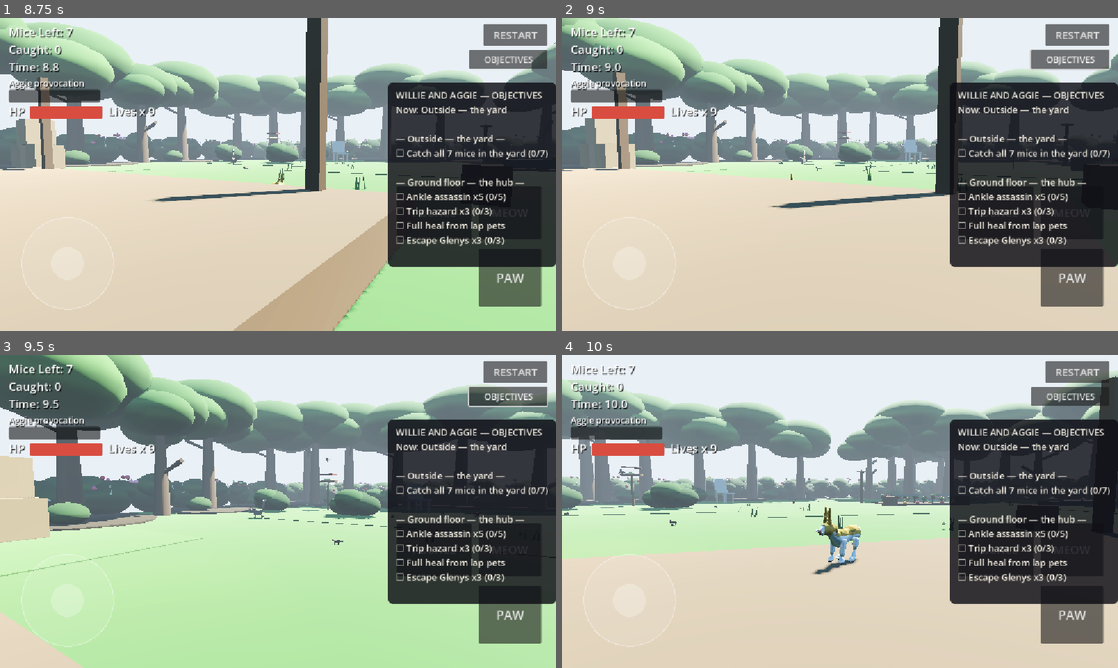
Above: before the commit, frames 1-4 (two rows, left to right).
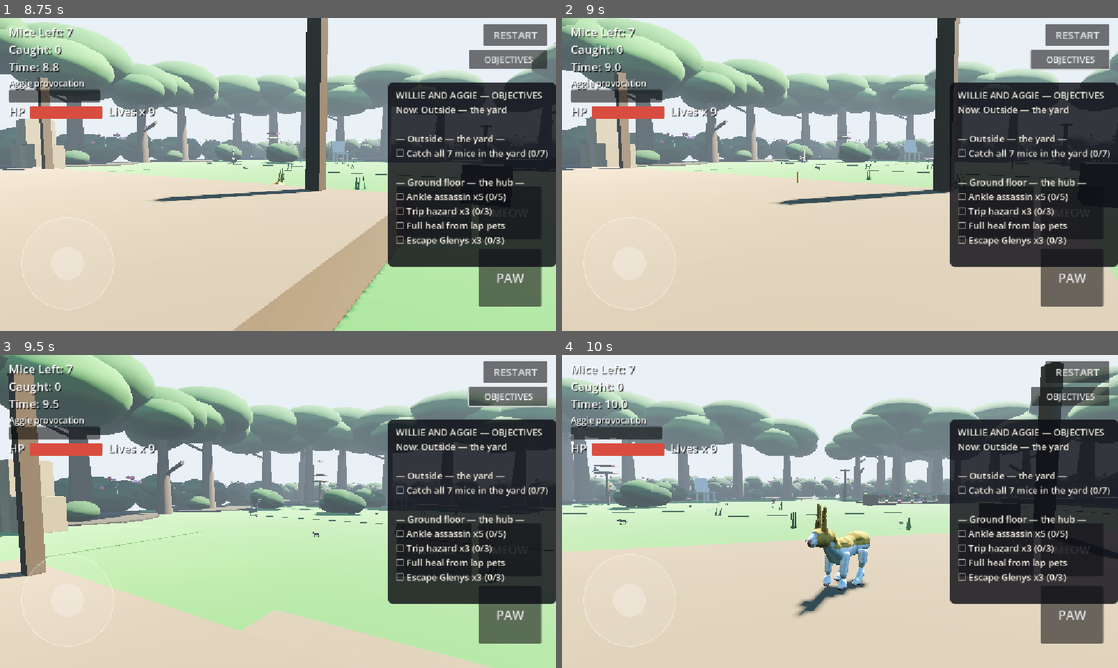
Above: after the commit, the same moments.

Repository: danfour649/puppies-vs-kittens
Game: Godot game, scene res://main.tscn
The game is run twice, just before and just after one commit, with the same random seed, the same clock (stepped at 60 frames per second) and the same inputs.
Inputs (mouse positions are in pixels of both pictures, inside the frame that each line leads up to):
- Up to frame 1 (8.75 s): click "RESTART" at 0.5 s; click "RESTART" at 1.25 s; click "RESTART" at 2 s; click "PAW" at 2.75 s; click "POUNCE" at 3.5 s; tap Enter at 4.25, 7.35 s; drag from (66, 262) to (333, 105) at 4.27 s; drag from (166, 190) to (250, 237) at 5.02 s; click "MEOW" at 5.75 s; click "OBJECTIVES" at 6.5 s; tap Space at 7.25 s; move the mouse to (333, 105) at 7.27 s; hold Right 7.28-8 s; drag from (250, 237) to (111, 127) at 8.02 s
- Up to frame 2 (9 s): move the mouse to (1006, 221) at 8.77 s; hold Left from 8.78 s (still down); hold Shift from 8.78 s (still down)
- Up to frame 3 (9.5 s): keep holding Left; keep holding Shift; tap Space at 9.02, 9.32 s
- Up to frame 4 (10 s): release Left at 9.5 s; release Shift at 9.5 s; drag from (673, 464) to (756, 433) at 9.52 s

Frame 1 is identical in both runs. In frame 2, 2.6% of the frame differs, in the area x 0-100%, y 0-84%; in frame 3, 28%, in the area x 0-100%, y 0-100%; in frame 4, 16%.

Commit message:
Let Willie walk up the porch into the front door.
The porch collider was a solid curb, so a walk north stopped at z=-7.25 and never reached the door volume. A deck slab plus a ramp in front of the door makes that walk travel inside.

Co-authored-by: Daniel Anthony Fitzgerald <danfour@gmail.com>

Diff:
--- a/godot3d/main.gd
+++ b/godot3d/main.gd
@@ -231,7 +231,17 @@
 	_static_box(statics, Vector3(26.4, 1.3, 0.6), Vector3(0, 0.65, 10.2))
 	_static_box(statics, Vector3(0.6, 1.3, 20.4), Vector3(13.2, 0.65, 0))
 	_static_box(statics, Vector3(0.6, 1.3, 20.4), Vector3(-13.2, 0.65, 0))
-	_static_box(statics, Vector3(6.4, 0.24, 2.6), Vector3(2.5, 0.12, -8.7))
+	# The deck used to be a solid block from the lawn up to 0.24 m.
+	# Willie hit that curb at z=-7.25 and could not reach the door.
+	# The slab is the deck surface; the ramp is the step in front of it.
+	_static_box(statics, Vector3(6.4, 0.1, 1.85), Vector3(2.5, 0.19, -9.08))
+	var ramp := CollisionShape3D.new()
+	var ramp_shape := BoxShape3D.new()
+	ramp_shape.size = Vector3(2.4, 0.08, 1.15)
+	ramp.shape = ramp_shape
+	ramp.position = Vector3(2.5, 0.12, -7.58)
+	ramp.rotation.x = atan2(0.24, 1.05)
+	statics.add_child(ramp)
 	_static_box(statics, Vector3(0.5, 2.6, 0.5), Vector3(-8.5, 1.3, -5.0))
 	_static_box(statics, Vector3(2.4, 1.5, 1.2), Vector3(9.9, 0.75, -6.05))
 	_static_box(statics, Vector3(0.7, 0.46, 0.7), CHAIR_SEAT + Vector3(0, -0.23, 0))
--- a/godot3d/tests/test_massey.gd
+++ b/godot3d/tests/test_massey.gd
@@ -100,6 +100,23 @@
 			conn_ok = false
 	check(conn_ok, "every live connector resolves to a real entry")
 
+	# --- travel: walk up to the door, don't teleport into it -------------------
+	# Camera yaw is PI, so move (0, -1) is north, toward the house.
+	_game.input_override = {"active": true, "move": Vector2(0, -1), "sprint": true, "stalk": false}
+	var walked := 0
+	while zones.current_zone == HouseSpec.OUTSIDE and walked < 420:
+		await frames(1)
+		walked += 1
+	_game.input_override = {"active": false, "move": Vector2.ZERO, "sprint": false, "stalk": false}
+	check(zones.current_zone == HouseSpec.GROUND_FLOOR,
+		"walking north from the yard enters the front door (at %s after %d frames)" % [cat.global_position, walked])
+	var settle := 0
+	while zones.travelling and settle < 60:
+		await frames(1)
+		settle += 1
+	zones.travel(HouseSpec.OUTSIDE, "EntryFrontDoor", true)
+	await frames(80) # arrival cooldown is 1.2 s; the warp below needs can_travel()
+
 	# --- travel: the real door trigger ----------------------------------------------
 	cat.global_position = Vector3(2.5, 0.95, -9.85) # inside the porch volume
 	cat.velocity = Vector3.ZERO
